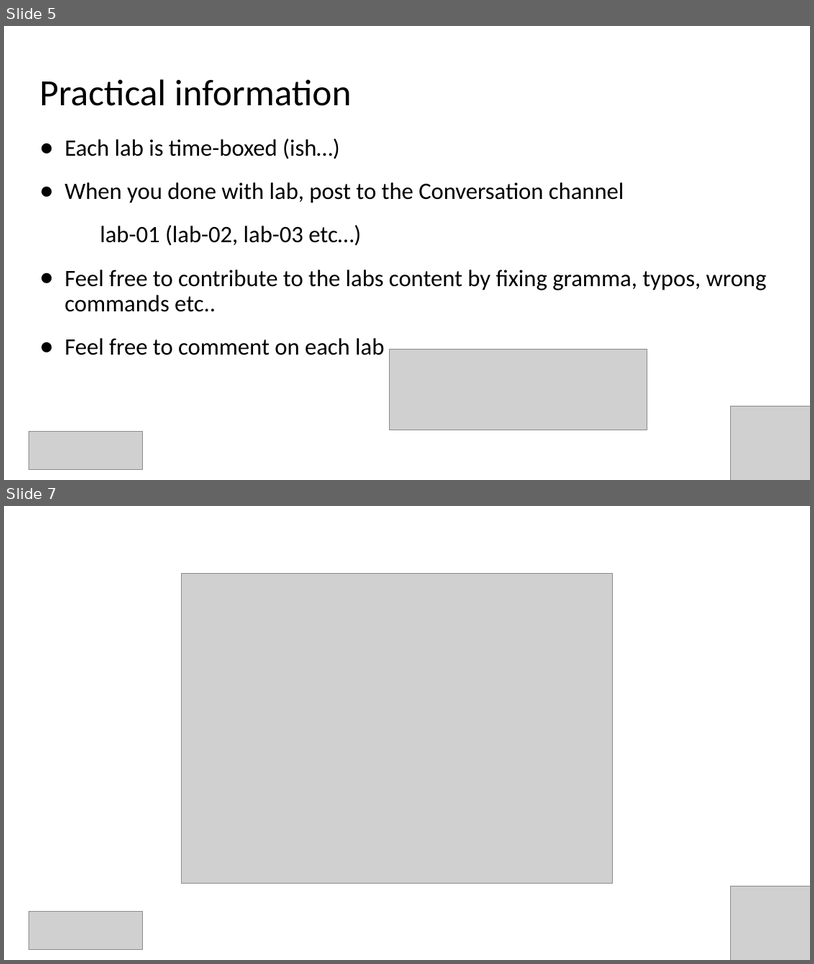
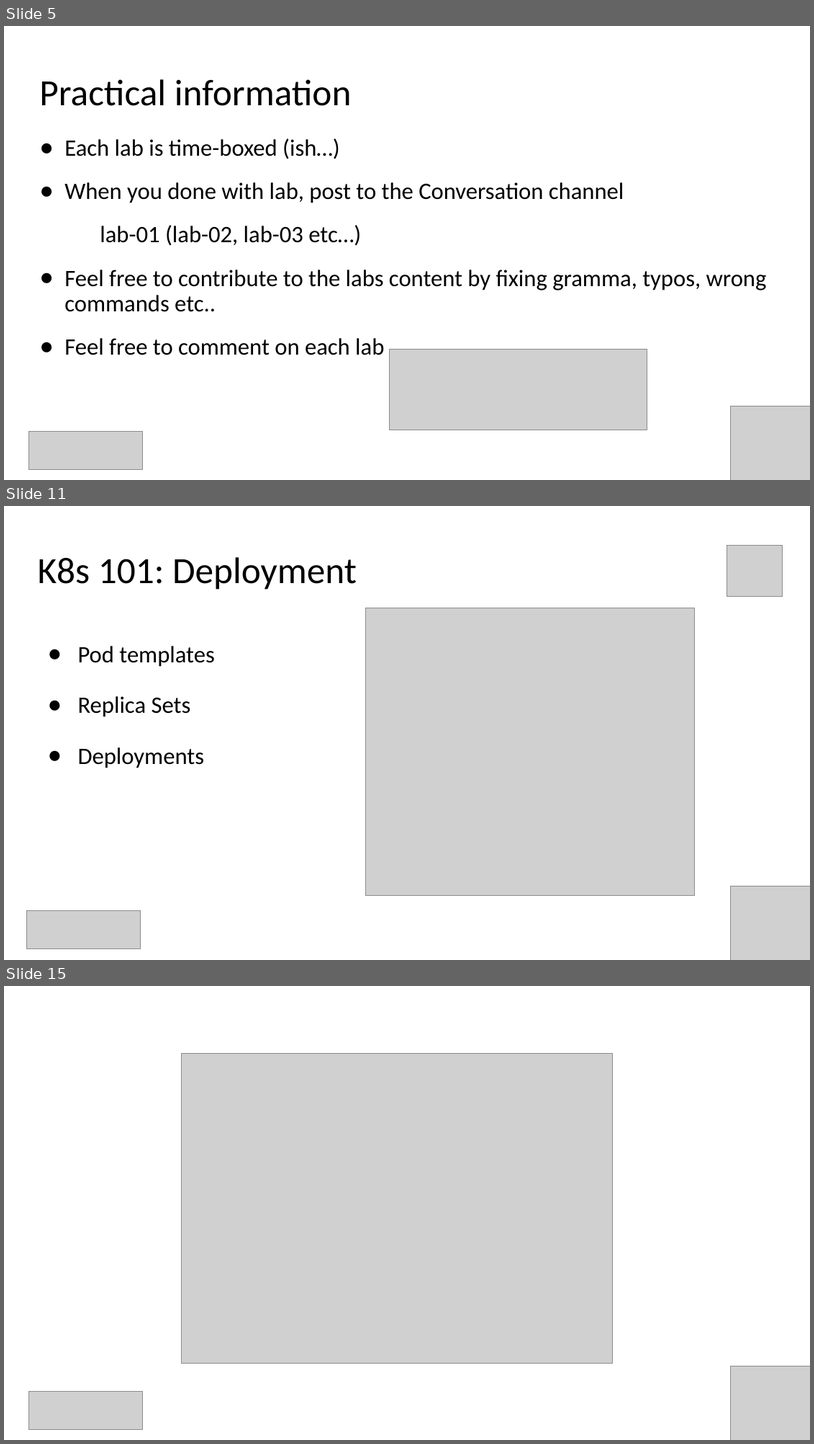
Before and after one commit to evgenyb/aks-workshops, a slide deck: 05-scaling-options-in-aks/slides/scaling-options-for-applications-and-clusters-in-AKS.pptx. Shown one above the other, each under a label of ours: slides 5 and 7 before the commit, slides 5, 11 and 15 after it; the slides between them are not shown. The pictures are 814x964 and 814x1444 pixels, drawn with LibreOffice and Linux fonts; fonts in the diff are those of the drawing; grey boxes stand for pictures. Boxes give left, top, right and bottom in pixels: in the first picture for what was removed or moved away, otherwise in the second. Text is boxed around its words. In the diff, an @@ line names an element or a change of style, - is before the commit and + after.

```diff
--- a/05-scaling-options-in-aks/slides/scaling-options-for-applications-and-clusters-in-AKS.pptx
+++ b/05-scaling-options-in-aks/slides/scaling-options-for-applications-and-clusters-in-AKS.pptx
@@ slide 11 added at box(4, 506, 810, 960), background #FFFFFF @@
@@ picture added at box(728, 546, 783, 597) @@
@@ title added at box(38, 557, 357, 590), 44 pt, text #000000 @@
+K8s 101: Deployment
@@ picture added at box(365, 608, 695, 895) @@
@@ text added at box(78, 646, 214, 768), 28 pt, text #000000 @@
+● Pod templates
+● Replica Sets
+● Deployments
@@ picture added at box(731, 885, 810, 960) @@
@@ picture added at box(27, 911, 141, 949) @@
@@ what was slide 7 is now slide 15 @@
```
Also in this commit, not shown: 8 other slides added, 1 slide removed, 1 other file.
